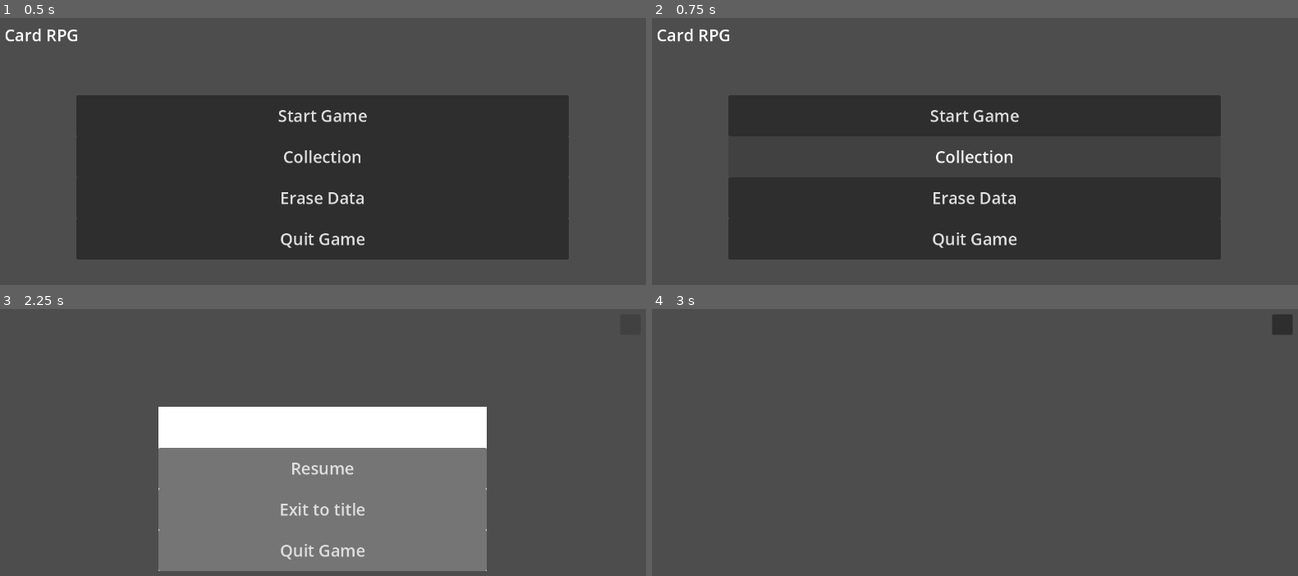
Above: before the commit, frames 1-4 (two rows, left to right).
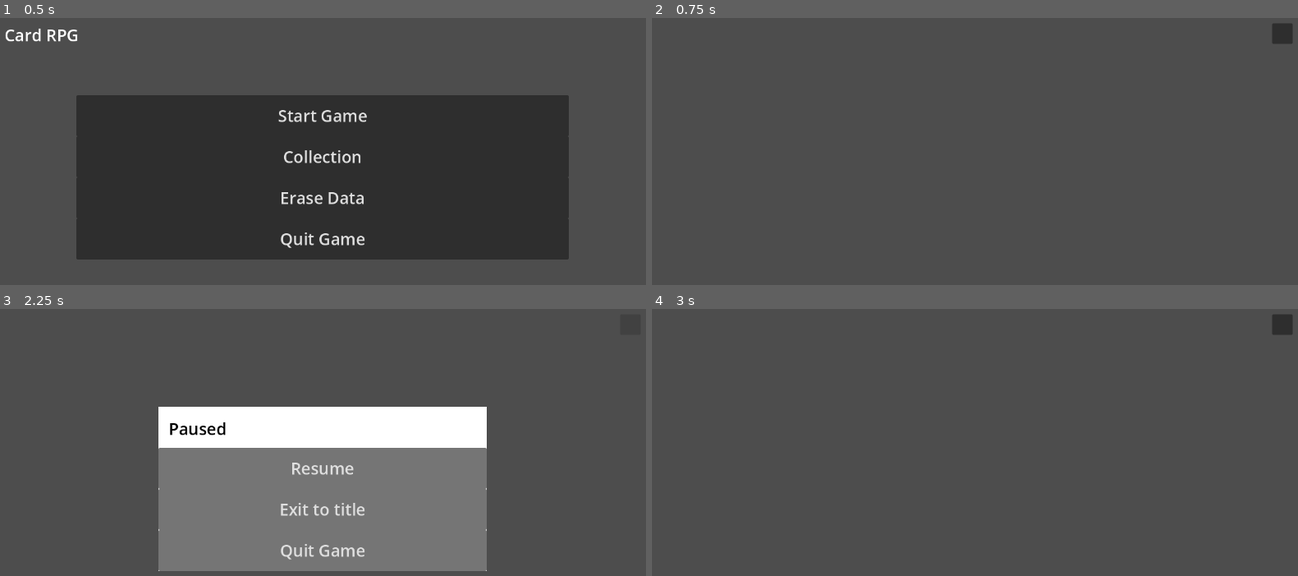
Above: after the commit, the same moments.

Repository: pupungeggang4/Godot-CardRPG
Game: Godot game, scene res://scene/title.tscn
Same seed, same stepped clock (60 frames per second), same inputs: the game is played once before the commit and once after it.
Inputs (mouse positions are in pixels of both pictures, inside the frame that each line leads up to):
- Up to frame 1 (0.5 s): no input
- Up to frame 2 (0.75 s): click "Collection" at 0.5 s
- Up to frame 3 (2.25 s): click (323, 407) at 1.25 s, where only the run before the commit has a clickable "Start Game"; click (633, 325) at 2 s
- Up to frame 4 (3 s): click "Resume" at 2.75 s

Frame 1 is identical in both runs. In frame 2, 36% of the frame differs, in the area x 0-100%, y 2-91%; in frame 3, 0.2%; in frame 4, nothing differs.

Commit message:
File Save

Diff:
--- a/game/project.godot
+++ b/game/project.godot
@@ -15,6 +15,11 @@
 config/features=PackedStringArray("4.6", "Mobile")
 config/icon="res://icon.svg"
 
+[autoload]
+
+Util="*uid://0kjtxfd6k5c7"
+GVar="*uid://cis8a0swld2ks"
+
 [display]
 
 window/size/viewport_width=1280
--- a/game/scene/collection.tscn
+++ b/game/scene/collection.tscn
@@ -1,3 +1,9 @@
 [gd_scene format=3 uid="uid://dvf2jr1tawd4j"]
 
 [node name="Collection" type="Node2D" unique_id=1145143125]
+
+[node name="ButtonBack" type="Button" parent="." unique_id=1518060743]
+offset_left = 1220.0
+offset_top = 20.0
+offset_right = 1260.0
+offset_bottom = 60.0
--- a/game/scene/subscene/menufield.tscn
+++ b/game/scene/subscene/menufield.tscn
@@ -7,14 +7,24 @@
 anchors_preset = 0
 script = ExtResource("1_op67a")
 
-[node name="ColorRect" type="ColorRect" parent="." unique_id=1463853631]
+[node name="Background" type="ColorRect" parent="." unique_id=1463853631]
 layout_mode = 0
 offset_left = 320.0
 offset_top = 200.0
 offset_right = 960.0
 offset_bottom = 520.0
 
-[node name="ButtonResume" type="Button" parent="ColorRect" unique_id=1542376110]
+[node name="TextTitle" type="Label" parent="Background" unique_id=1180962207]
+layout_mode = 0
+offset_left = 20.0
+offset_top = 20.0
+offset_right = 77.0
+offset_bottom = 43.0
+theme_override_colors/font_color = Color(0, 0, 0, 1)
+theme_override_font_sizes/font_size = 32
+text = "Paused"
+
+[node name="ButtonResume" type="Button" parent="Background" unique_id=1542376110]
 layout_mode = 0
 offset_top = 80.0
 offset_right = 640.0
@@ -22,7 +32,7 @@
 theme_override_font_sizes/font_size = 32
 text = "Resume"
 
-[node name="ButtonExit" type="Button" parent="ColorRect" unique_id=1467584324]
+[node name="ButtonExit" type="Button" parent="Background" unique_id=1467584324]
 layout_mode = 0
 offset_top = 160.0
 offset_right = 640.0
@@ -30,7 +40,7 @@
 theme_override_font_sizes/font_size = 32
 text = "Exit to title"
 
-[node name="ButtonQuit" type="Button" parent="ColorRect" unique_id=164192049]
+[node name="ButtonQuit" type="Button" parent="Background" unique_id=164192049]
 layout_mode = 0
 offset_top = 240.0
 offset_right = 640.0
@@ -38,5 +48,6 @@
 theme_override_font_sizes/font_size = 32
 text = "Quit Game"
 
-[connection signal="button_up" from="ColorRect/ButtonResume" to="." method="_on_button_resume_button_up"]
-[connection signal="button_up" from="ColorRect/ButtonExit" to="." method="_on_button_exit_button_up"]
+[connection signal="button_up" from="Background/ButtonResume" to="." method="_on_button_resume_button_up"]
+[connection signal="button_up" from="Background/ButtonExit" to="." method="_on_button_exit_button_up"]
+[connection signal="button_up" from="Background/ButtonQuit" to="." method="_on_button_quit_button_up"]
--- a/game/scene/title.tscn
+++ b/game/scene/title.tscn
@@ -46,4 +46,6 @@
 text = "Quit Game"
 
 [connection signal="button_up" from="ButtonStart" to="." method="_on_button_start_button_up"]
+[connection signal="button_up" from="ButtonCollection" to="." method="_on_button_collection_button_up"]
+[connection signal="button_up" from="ButtonErase" to="." method="_on_button_erase_button_up"]
 [connection signal="button_up" from="ButtonQuit" to="." method="_on_button_quit_button_up"]
--- /dev/null
+++ b/game/script/gvar.gd
@@ -0,0 +1,3 @@
+extends Node
+
+var save = {}
--- a/game/script/scene/title.gd
+++ b/game/script/scene/title.gd
@@ -1,7 +1,7 @@
 extends Node2D
 
 func _ready() -> void:
-    pass
+    Util.load_data()
 
 func _process(delta: float) -> void:
     pass
@@ -9,5 +9,11 @@
 func _on_button_start_button_up() -> void:
     get_tree().change_scene_to_file('res://scene/field.tscn')
 
+func _on_button_collection_button_up() -> void:
+    get_tree().change_scene_to_file('res://scene/field.tscn')
+
+func _on_button_erase_button_up() -> void:
+    Util.erase_data()
+
 func _on_button_quit_button_up() -> void:
     get_tree().quit()
--- a/game/script/subscene/menufield.gd
+++ b/game/script/subscene/menufield.gd
@@ -12,3 +12,6 @@
         scene_field.menu = false
         get_tree().change_scene_to_file('res://scene/title.tscn')
         hide()
+
+func _on_button_quit_button_up() -> void:
+    get_tree().quit()
--- /dev/null
+++ b/game/script/util.gd
@@ -0,0 +1,23 @@
+extends Node
+
+func _ready() -> void:
+    load_data()
+
+func _process(delta: float) -> void:
+    pass
+
+func load_data() -> void:
+    var file = FileAccess.open("user://save.txt", FileAccess.READ)
+    if not file:
+        file = FileAccess.open("user://save.txt", FileAccess.WRITE)
+        file.store_string(str({"1": "1", "2": "2"}))
+        file.close()
+    file = FileAccess.open("user://save.txt", FileAccess.READ)
+    GVar.save = JSON.parse_string(file.get_as_text())
+    print(file.get_as_text())
+
+func erase_data() -> void:
+    var file = FileAccess.open("user://save.txt", FileAccess.WRITE)
+    file.store_string(str({}))
+    file.close()
+    GVar.save = JSON.parse_string(file.get_as_text())
Not shown, added: game/script/gvar.gd.uid
Not shown, added: game/script/util.gd.uid
